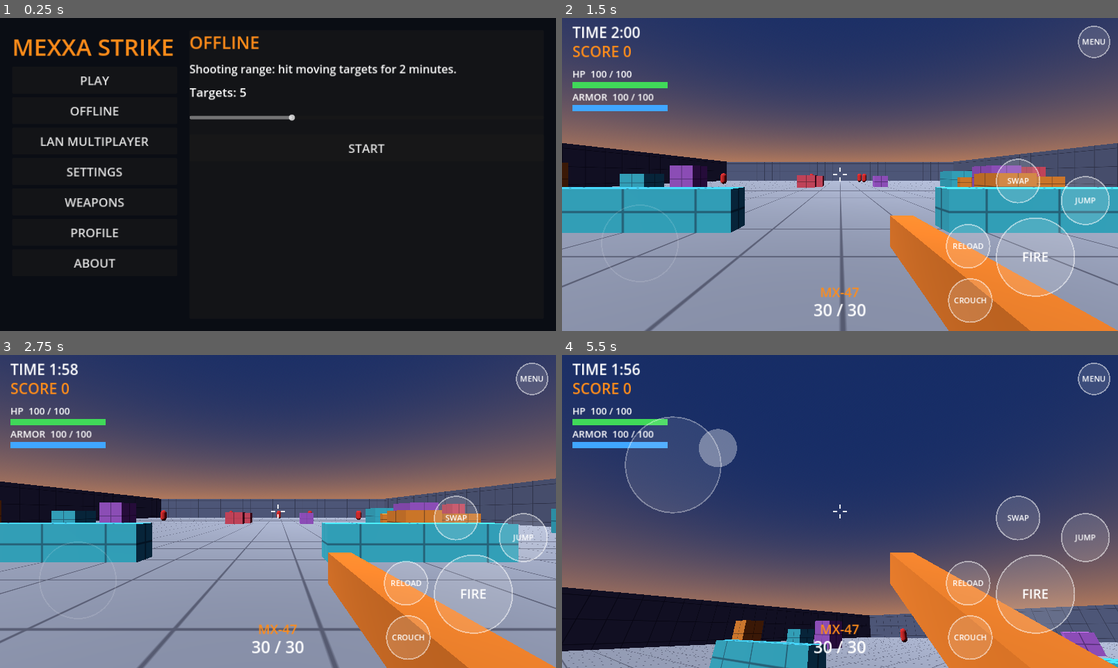
Above: before the commit, frames 1-4 (two rows, left to right).
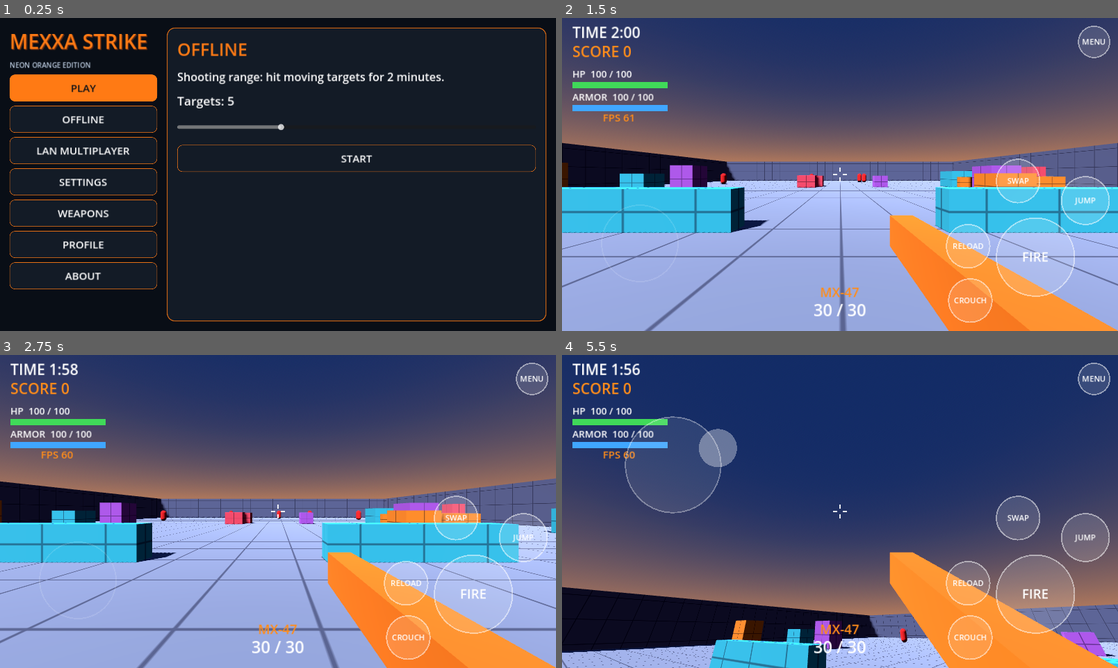
Above: after the commit, the same moments.

Repository: ermatovdaler93-ai/MexxaStrike
Game: Godot game, scene res://scenes/menu/main_menu.tscn
Two runs of this game, one before a commit and one after it. Both use one fixed random seed, a clock stepped at 60 frames per second and the inputs below.
Inputs (mouse positions are in pixels of both pictures, inside the frame that each line leads up to):
- Up to frame 1 (0.25 s): no input
- Up to frame 2 (1.5 s): click "PLAY" at 0.5 s; move the mouse to (962, 158) at 1.27 s; click (962, 158) at 1.42 s
- Up to frame 3 (2.75 s): drag from (166, 527) to (250, 574) at 2.02 s
- Up to frame 4 (5.5 s): move the mouse to (895, 442) at 2.77 s; click (895, 442) at 2.92 s; drag from (812, 574) to (673, 464) at 3.52 s; move the mouse to (1006, 558) at 4.27 s; click (1006, 558) at 4.42 s; tap Enter at 5 s; drag from (673, 464) to (756, 433) at 5.02 s

The runs differ from the first frame. In frame 1, 11% of the frame differs, in the area x 1-99%, y 3-97%; in frame 2, 48%; in frame 3, 48%, in the area x 0-100%, y 30-100%; in frame 4, 11%.

Commit message:
Prepare MEXXA STRIKE Android build

Diff:
--- a/scripts/core/boot.gd
+++ b/scripts/core/boot.gd
@@ -1,14 +1,13 @@
 # res://scripts/core/boot.gd
 # Автозагрузка (autoload "Boot", см. project.godot). Выполняется один раз при старте:
-#   лимит 60 FPS, экран не гаснет во время игры, касания обрабатываются без накопления
-#   (меньше задержка управления).
+#   FPS применяется из профиля в Game; экран не гаснет во время игры,
+#   касания обрабатываются без накопления (меньше задержка управления).
 extends Node
 
 const C = preload("res://scripts/core/constants.gd")
 
 
 func _ready() -> void:
-    Engine.max_fps = C.TARGET_FPS
     Input.use_accumulated_input = false
     DisplayServer.screen_set_keep_on(true)
-    print("[MEXXA] Boot: %s, target %d FPS" % [C.GAME_NAME, C.TARGET_FPS])
+    print("[MEXXA] Boot: %s" % C.GAME_NAME)
--- a/scripts/core/game.gd
+++ b/scripts/core/game.gd
@@ -11,6 +11,14 @@
     "nickname": "Player",
     "lang": "en",
     "sensitivity": 1.0,
+    "fps_limit": 60,
+    "graphics_quality": "medium",
+    "resolution_scale": 1.0,
+    "shadows": "high",
+    "anti_aliasing": "msaa2",
+    "effects": "medium",
+    "texture_quality": "high",
+    "show_fps": true,
     "kills": 0,
     "shots": 0,
     "hits": 0,
@@ -35,6 +43,10 @@
     "offline_desc": ["Shooting range: hit moving targets for 2 minutes.", "Тир: сбивайте движущиеся мишени 2 минуты."],
     "lan_desc": ["LAN multiplayer over local Wi-Fi is coming in a later phase. No internet will be needed.", "Игра по локальной сети Wi-Fi появится в одной из следующих фаз. Интернет не понадобится."],
     "sensitivity": ["Look sensitivity", "Чувствительность камеры"],
+    "performance": ["PERFORMANCE", "ПРОИЗВОДИТЕЛЬНОСТЬ"],
+    "fps_limit": ["FPS limit", "Лимит FPS"],
+    "graphics_quality": ["Graphics quality", "Качество графики"],
+    "show_fps": ["Show FPS counter", "Показывать FPS"],
     "language": ["Language", "Язык"],
     "nickname": ["Nickname", "Ник"],
     "level": ["Level", "Уровень"],
@@ -63,6 +75,128 @@
 
 func _ready() -> void:
     load_profile()
+    apply_performance_settings()
+
+
+func apply_performance_settings() -> void:
+    var fps_limit := int(profile.get("fps_limit", 60))
+    if not [30, 60, 90].has(fps_limit):
+        fps_limit = 60
+        profile["fps_limit"] = fps_limit
+    Engine.max_fps = fps_limit
+
+    var viewport := get_viewport()
+    var scale_value := float(profile.get("resolution_scale", 1.0))
+    if not [0.5, 0.75, 1.0].has(scale_value):
+        scale_value = 1.0
+        profile["resolution_scale"] = scale_value
+    viewport.scaling_3d_scale = scale_value
+
+    var aa := str(profile.get("anti_aliasing", "msaa2"))
+    match aa:
+        "off":
+            viewport.msaa_3d = Viewport.MSAA_DISABLED
+        "msaa2":
+            viewport.msaa_3d = Viewport.MSAA_2X
+        "msaa4":
+            viewport.msaa_3d = Viewport.MSAA_4X
+        "msaa8":
+            viewport.msaa_3d = Viewport.MSAA_8X
+        _:
+            profile["anti_aliasing"] = "msaa2"
+            viewport.msaa_3d = Viewport.MSAA_2X
+
+    viewport.screen_space_aa = Viewport.SCREEN_SPACE_AA_DISABLED
+
+    var quality := str(profile.get("graphics_quality", "medium"))
+    if not ["low", "medium", "high", "ultra"].has(quality):
+        quality = "medium"
+        profile["graphics_quality"] = quality
+
+    _apply_scene_graphics()
+    call_deferred("_apply_scene_graphics")
+
+
+func apply_graphics_preset(preset: String) -> void:
+    match preset:
+        "low":
+            profile["resolution_scale"] = 0.5
+            profile["shadows"] = "off"
+            profile["anti_aliasing"] = "off"
+            profile["effects"] = "low"
+            profile["texture_quality"] = "low"
+        "medium":
+            profile["resolution_scale"] = 0.75
+            profile["shadows"] = "low"
+            profile["anti_aliasing"] = "msaa2"
+            profile["effects"] = "medium"
+            profile["texture_quality"] = "medium"
+        "high":
+            profile["resolution_scale"] = 1.0
+            profile["shadows"] = "high"
+            profile["anti_aliasing"] = "msaa4"
+            profile["effects"] = "high"
+            profile["texture_quality"] = "high"
+        "ultra":
+            profile["resolution_scale"] = 1.0
+            profile["shadows"] = "high"
+            profile["anti_aliasing"] = "msaa8"
+            profile["effects"] = "high"
+            profile["texture_quality"] = "high"
+        _:
+            return
+
+    profile["graphics_quality"] = preset
+    apply_performance_settings()
+    save_profile()
+
+
+func _apply_scene_graphics() -> void:
+    var scene := get_tree().current_scene
+    if scene != null:
+        _apply_graphics_to_node(scene)
+
+
+func _apply_graphics_to_node(node: Node) -> void:
+    var shadow_mode := str(profile.get("shadows", "high"))
+    var effects_mode := str(profile.get("effects", "medium"))
+    var texture_mode := str(profile.get("texture_quality", "high"))
+    var graphics_quality := str(profile.get("graphics_quality", "medium"))
+
+    if node is Light3D:
+        node.shadow_enabled = shadow_mode != "off"
+        if node is DirectionalLight3D:
+            node.directional_shadow_max_distance = 45.0 if shadow_mode == "low" else (150.0 if graphics_quality == "ultra" else 100.0)
+
+    if node is WorldEnvironment and node.environment != null:
+        node.environment.glow_enabled = effects_mode != "low"
+        node.environment.glow_intensity = 0.35 if effects_mode == "medium" else (0.9 if graphics_quality == "ultra" else 0.7)
+
+    if node is GeometryInstance3D:
+        _set_material_texture_quality(node.material_override, texture_mode)
+
+    if node is MeshInstance3D and node.mesh != null:
+        for i in range(node.mesh.get_surface_count()):
+            var surface_material: Material = node.get_surface_override_material(i)
+            if surface_material == null:
+                surface_material = node.mesh.surface_get_material(i)
+            _set_material_texture_quality(surface_material, texture_mode)
+
+    for child in node.get_children():
+        _apply_graphics_to_node(child)
+
+
+func _set_material_texture_quality(material: Material, quality: String) -> void:
+    if not material is BaseMaterial3D:
+        return
+
+    match quality:
+        "low":
+            material.texture_filter = BaseMaterial3D.TEXTURE_FILTER_LINEAR
+        "medium":
+            material.texture_filter = BaseMaterial3D.TEXTURE_FILTER_LINEAR_WITH_MIPMAPS
+        _:
+            material.texture_filter = BaseMaterial3D.TEXTURE_FILTER_LINEAR_WITH_MIPMAPS_ANISOTROPIC
 
 
 func t(key: String) -> String:
--- a/scripts/maps/test_arena.gd
+++ b/scripts/maps/test_arena.gd
@@ -34,6 +34,7 @@
     var hud = Hud.new()
     layer.add_child(hud)
     hud.setup(player, self)
+    Game.call_deferred("apply_performance_settings")
 
 
 func _process(delta: float) -> void:
--- a/scripts/ui/main_menu.gd
+++ b/scripts/ui/main_menu.gd
@@ -5,7 +5,10 @@
 extends Control
 
 const WeaponDB = preload("res://scripts/weapons/weapon_db.gd")
-const ORANGE := Color(1.0, 0.55, 0.1)
+const ORANGE := Color(1.0, 0.48, 0.08)
+const BG := Color(0.035, 0.055, 0.085)
+const CARD := Color(0.075, 0.105, 0.15)
+const CARD_HOVER := Color(0.12, 0.15, 0.20)
 const ITEMS := ["play", "offline", "lan", "settings", "weapons", "profile", "about"]
 
 var _content: VBoxContainer
@@ -30,32 +33,40 @@
         c.queue_free()
 
     var bg := ColorRect.new()
-    bg.color = Color(0.04, 0.05, 0.08)
+    bg.color = BG
     bg.set_anchors_and_offsets_preset(Control.PRESET_FULL_RECT)
     add_child(bg)
 
     var margin := MarginContainer.new()
     margin.set_anchors_and_offsets_preset(Control.PRESET_FULL_RECT)
     for side in ["margin_left", "margin_right", "margin_top", "margin_bottom"]:
-        margin.add_theme_constant_override(side, 28)
+        margin.add_theme_constant_override(side, 22)
     add_child(margin)
 
     var row := HBoxContainer.new()
-    row.add_theme_constant_override("separation", 28)
+    row.add_theme_constant_override("separation", 22)
     margin.add_child(row)
 
     var left := VBoxContainer.new()
-    left.custom_minimum_size = Vector2(380.0, 0.0)
-    left.add_theme_constant_override("separation", 8)
+    left.custom_minimum_size = Vector2(340.0, 0.0)
+    left.add_theme_constant_override("separation", 10)
     row.add_child(left)
 
-    left.add_child(_label("MEXXA STRIKE", 54, ORANGE))
+    var brand := _label("MEXXA STRIKE", 46, ORANGE)
+    brand.add_theme_color_override("font_shadow_color", Color(1.0, 0.35, 0.02, 0.35))
+    brand.add_theme_constant_override("shadow_offset_x", 2)
+    brand.add_theme_constant_override("shadow_offset_y", 2)
+    left.add_child(brand)
+    left.add_child(_label("NEON ORANGE EDITION", 16, Color(0.72, 0.78, 0.86)))
     for id in ITEMS:
         var b := _button(Game.t(id))
         b.pressed.connect(_on_item.bind(id))
+        if id == "play":
+            _style_button(b, true)
         left.add_child(b)
 
     var panel := PanelContainer.new()
+    panel.add_theme_stylebox_override("panel", _panel_style())
     panel.size_flags_horizontal = Control.SIZE_EXPAND_FILL
     panel.size_flags_vertical = Control.SIZE_EXPAND_FILL
     row.add_child(panel)
@@ -66,7 +77,7 @@
 
     _content = VBoxContainer.new()
     _content.size_flags_horizontal = Control.SIZE_EXPAND_FILL
-    _content.add_theme_constant_override("separation", 14)
+    _content.add_theme_constant_override("separation", 16)
     scroll.add_child(_content)
 
 
@@ -126,9 +137,11 @@
 
 func _panel_settings() -> void:
     _content.add_child(_label(Game.t("settings"), 40, ORANGE))
+
     var sens := float(Game.profile["sensitivity"])
     var value := _label("%s: %.2f" % [Game.t("sensitivity"), sens], 28)
     _content.add_child(value)
+
     var slider := HSlider.new()
     slider.min_value = 0.3
     slider.max_value = 2.5
@@ -138,9 +151,147 @@
     slider.value_changed.connect(_on_sens_changed.bind(value))
     _content.add_child(slider)
 
+    _content.add_child(_label(Game.t("performance"), 26, ORANGE))
+
+    var fps_label := _label("%s: %d" % [Game.t("fps_limit"), int(Game.profile.get("fps_limit", 60))], 24)
+    _content.add_child(fps_label)
+
+    var fps := OptionButton.new()
+    fps.add_item("30 FPS", 30)
+    fps.add_item("60 FPS", 60)
+    fps.add_item("90 FPS", 90)
+    _select_option_id(fps, int(Game.profile.get("fps_limit", 60)))
+    fps.custom_minimum_size = Vector2(0.0, 54.0)
+    fps.size_flags_horizontal = Control.SIZE_EXPAND_FILL
+    _style_button(fps, false)
+    fps.item_selected.connect(_on_fps_selected.bind(fps, fps_label))
+    _content.add_child(fps)
+
+    var quality_label := _label("%s: %s" % [Game.t("graphics_quality"), str(Game.profile.get("graphics_quality", "medium")).to_upper()], 24)
+    _content.add_child(quality_label)
+
+    var quality := OptionButton.new()
+    for item in ["low", "medium", "high", "ultra"]:
+        quality.add_item(item.to_upper())
+    _select_option_text(quality, str(Game.profile.get("graphics_quality", "medium")).to_upper())
+    quality.custom_minimum_size = Vector2(0.0, 54.0)
+    quality.size_flags_horizontal = Control.SIZE_EXPAND_FILL
+    _style_button(quality, false)
+    quality.item_selected.connect(_on_quality_selected.bind(quality, quality_label))
+    _content.add_child(quality)
+
+    _content.add_child(_label("ADVANCED GRAPHICS", 26, ORANGE))
+
+    _add_graphics_option("Resolution Scale", "resolution_scale", [
+        ["50%", 0.5],
+        ["75%", 0.75],
+        ["100%", 1.0]
+    ])
+
+    _add_graphics_option("Shadows", "shadows", [
+        ["OFF", "off"],
+        ["LOW", "low"],
+        ["HIGH", "high"]
+    ])
+
+    _add_graphics_option("Anti-Aliasing", "anti_aliasing", [
+        ["OFF", "off"],
+        ["MSAA 2X", "msaa2"],
+        ["MSAA 4X", "msaa4"],
+        ["MSAA 8X (HEAVY)", "msaa8"]
+    ])
+
+    _add_graphics_option("Effects", "effects", [
+        ["LOW", "low"],
+        ["MEDIUM", "medium"],
+        ["HIGH", "high"]
+    ])
+
+    _add_graphics_option("Texture Filtering", "texture_quality", [
+        ["LOW", "low"],
+        ["MEDIUM", "medium"],
+        ["HIGH", "high"]
+    ])
+
+    var show_fps := CheckButton.new()
+    show_fps.text = Game.t("show_fps")
+    show_fps.button_pressed = bool(Game.profile.get("show_fps", true))
+    show_fps.custom_minimum_size = Vector2(0.0, 54.0)
+    show_fps.add_theme_font_size_override("font_size", 24)
+    show_fps.toggled.connect(_on_show_fps_toggled)
+    _content.add_child(show_fps)
+
     var lang := _button("%s: %s" % [Game.t("language"), "RU" if Game.profile["lang"] == "ru" else "EN"])
     lang.pressed.connect(_on_language)
     _content.add_child(lang)
+
+
+func _add_graphics_option(title: String, key: String, choices: Array) -> void:
+    var current_value = Game.profile.get(key, choices[0][1])
+    var selected_text := str(choices[0][0])
+
+    var label := _label("%s: %s" % [title, selected_text], 22)
+    _content.add_child(label)
+
+    var option := OptionButton.new()
+    option.custom_minimum_size = Vector2(0.0, 54.0)
+    option.size_flags_horizontal = Control.SIZE_EXPAND_FILL
+    _style_button(option, false)
+
+    var selected_index := 0
+    for i in range(choices.size()):
+        var choice = choices[i]
+        option.add_item(str(choice[0]))
+        option.set_item_metadata(i, choice[1])
+        if choice[1] == current_value:
+            selected_index = i
+            selected_text = str(choice[0])
+
+    option.select(selected_index)
+    label.text = "%s: %s" % [title, selected_text]
+    option.item_selected.connect(_on_graphics_option_selected.bind(option, key, label, title))
+    _content.add_child(option)
+
+
+func _on_graphics_option_selected(index: int, option: OptionButton, key: String, label: Label, title: String) -> void:
+    Game.profile[key] = option.get_item_metadata(index)
+    Game.apply_performance_settings()
+    Game.save_profile()
+    label.text = "%s: %s" % [title, option.get_item_text(index)]
+
+
+func _select_option_id(option: OptionButton, wanted: int) -> void:
+    for i in range(option.item_count):
+        if option.get_item_id(i) == wanted:
+            option.select(i)
+            return
+
+
+func _select_option_text(option: OptionButton, wanted: String) -> void:
+    for i in range(option.item_count):
+        if option.get_item_text(i) == wanted:
+            option.select(i)
+            return
+
+
+func _on_fps_selected(index: int, option: OptionButton, label: Label) -> void:
+    var fps_value := option.get_item_id(index)
+    Game.profile["fps_limit"] = fps_value
+    Game.apply_performance_settings()
+    Game.save_profile()
+    label.text = "%s: %d" % [Game.t("fps_limit"), fps_value]
+
+
+func _on_quality_selected(index: int, option: OptionButton, label: Label) -> void:
+    var quality := option.get_item_text(index).to_lower()
+    Game.apply_graphics_preset(quality)
+    label.text = "%s: %s" % [Game.t("graphics_quality"), quality.to_upper()]
+    call_deferred("_show_panel", "settings")
+
+
+func _on_show_fps_toggled(enabled: bool) -> void:
+    Game.profile["show_fps"] = enabled
+    Game.save_profile()
 
 
 func _on_sens_changed(v: float, label: Label) -> void:
@@ -225,5 +376,47 @@
     var b := Button.new()
     b.text = text
     b.custom_minimum_size = Vector2(0.0, 62.0)
-    b.add_theme_font_size_override("font_size", 28)
+    b.size_flags_horizontal = Control.SIZE_EXPAND_FILL
+    b.add_theme_font_size_override("font_size", 24)
+    _style_button(b, false)
     return b
+
+
+func _panel_style() -> StyleBoxFlat:
+    var style := StyleBoxFlat.new()
+    style.bg_color = CARD
+    style.border_color = Color(1.0, 0.48, 0.08, 0.8)
+    style.set_border_width_all(2)
+    style.set_corner_radius_all(18)
+    style.content_margin_left = 24.0
+    style.content_margin_right = 24.0
+    style.content_margin_top = 22.0
+    style.content_margin_bottom = 22.0
+    return style
+
+
+func _style_button(button: Button, primary: bool) -> void:
+    var normal := StyleBoxFlat.new()
+    normal.bg_color = ORANGE if primary else CARD
+    normal.border_color = ORANGE
+    normal.set_border_width_all(2 if primary else 1)
+    normal.set_corner_radius_all(12)
+    normal.content_margin_left = 16.0
+    normal.content_margin_right = 16.0
+    normal.content_margin_top = 10.0
+    normal.content_margin_bottom = 10.0
+
+    var hover := normal.duplicate() as StyleBoxFlat
+    hover.bg_color = Color(1.0, 0.60, 0.18) if primary else CARD_HOVER
+    var pressed := normal.duplicate() as StyleBoxFlat
+    pressed.bg_color = Color(0.82, 0.32, 0.02) if primary else Color(0.12, 0.18, 0.25)
+    var disabled := normal.duplicate() as StyleBoxFlat
+    disabled.bg_color = Color(0.12, 0.14, 0.17)
+
+    button.add_theme_stylebox_override("normal", normal)
+    button.add_theme_stylebox_override("hover", hover)
+    button.add_theme_stylebox_override("pressed", pressed)
+    button.add_theme_stylebox_override("disabled", disabled)
+    button.add_theme_color_override("font_color", Color(0.06, 0.07, 0.09) if primary else Color.WHITE)
+    button.add_theme_color_override("font_hover_color", Color(0.04, 0.05, 0.07) if primary else ORANGE)
+    button.add_theme_color_override("font_pressed_color", Color.WHITE)
--- a/scripts/ui/touch_hud.gd
+++ b/scripts/ui/touch_hud.gd
@@ -190,6 +190,11 @@
         draw_line(center + Vector2(12.0, -12.0), center + Vector2(5.0, -5.0), hc, 3.0)
         draw_line(center + Vector2(-12.0, 12.0), center + Vector2(-5.0, 5.0), hc, 3.0)
         draw_line(center + Vector2(12.0, 12.0), center + Vector2(5.0, 5.0), hc, 3.0)
+
+    # FPS display (actual measured rate, not the selected cap).
+    if bool(Game.profile.get("show_fps", true)):
+        _text(Vector2(24.0, 238.0), "FPS %d" % Engine.get_frames_per_second(), 24, ORANGE, 145.0,
+            HORIZONTAL_ALIGNMENT_RIGHT)
 
     # Верхняя панель: время и счёт
     var secs := int(ceil(arena.time_left))
Not shown, changed: docs/ROADMAP.md
